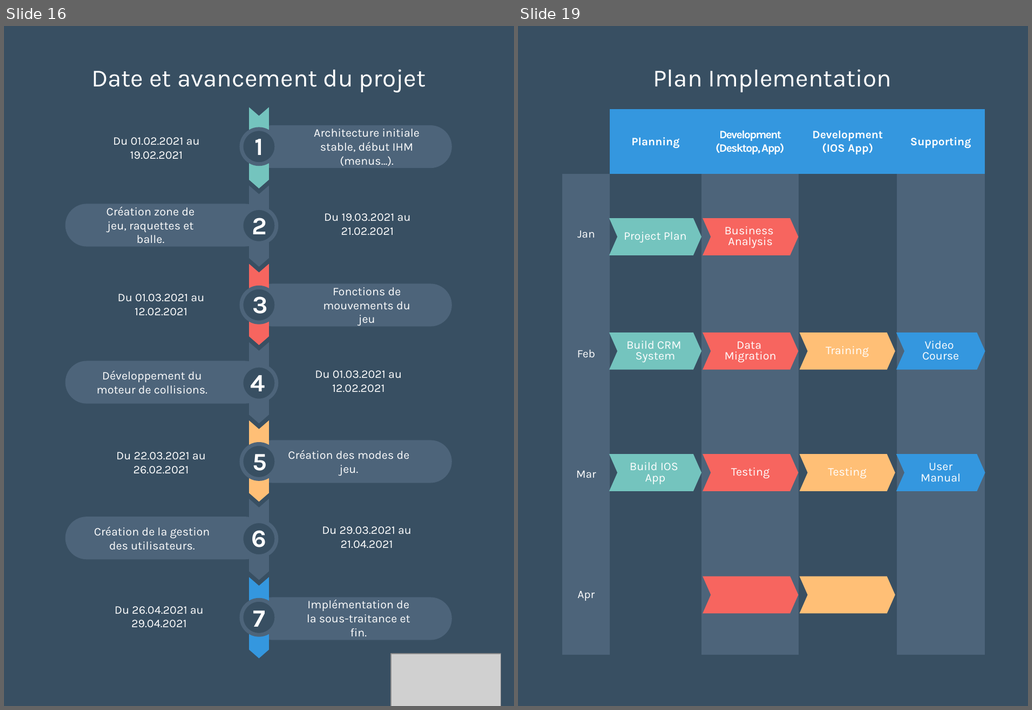
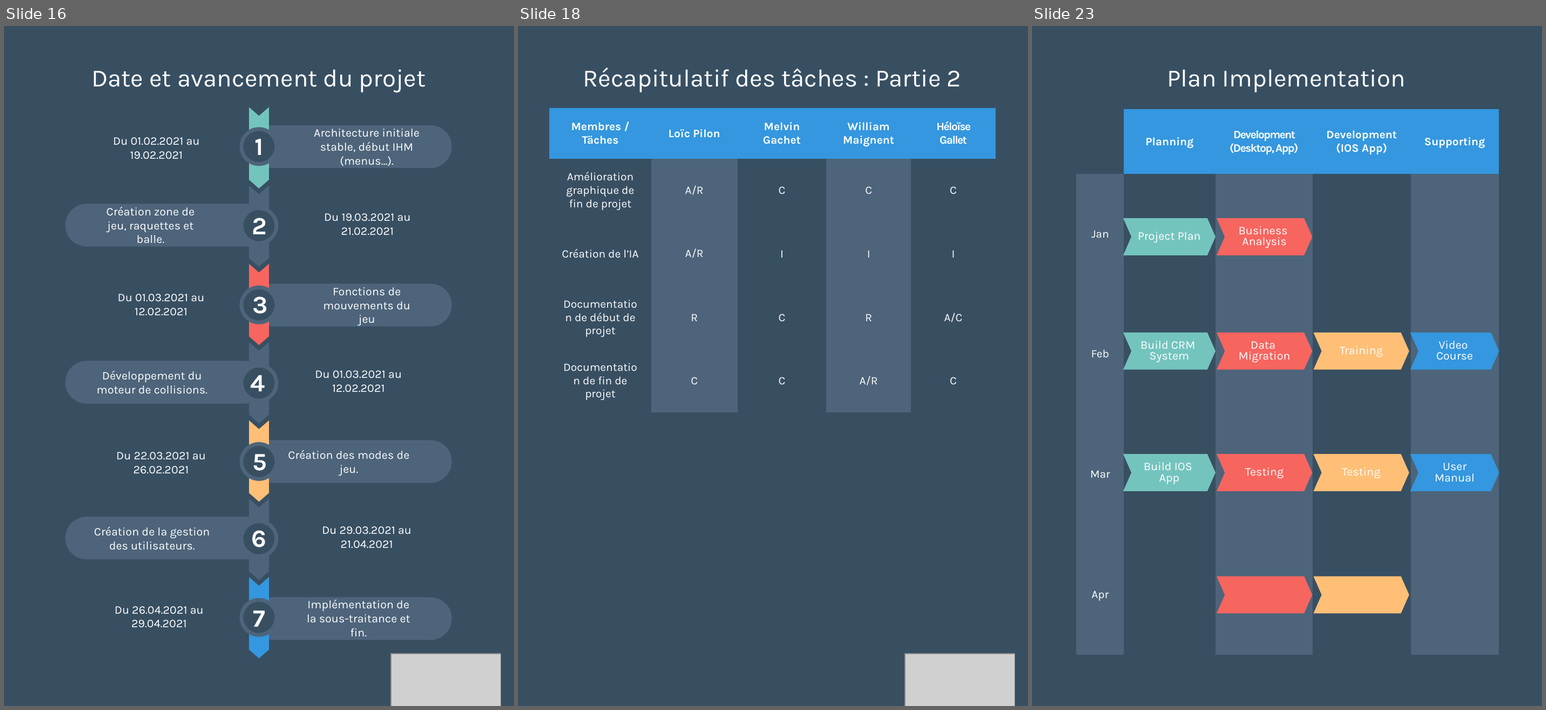
Before and after one commit to Loicpln/Projet_Algo_N2, a slide deck: Elements de presentation/Soutenance finale.pptx. Shown side by side, each under a label of ours: slides 16 and 19 before the commit, slides 16, 18 and 23 after it; the slides between them are not shown. The pictures are 1032x710 and 1546x710 pixels, drawn with LibreOffice and Linux fonts; fonts in the diff are those of the drawing; grey boxes stand for pictures. Boxes give left, top, right and bottom in pixels: in the first picture for what was removed or moved away, otherwise in the second. Text is boxed around its words. In the diff, an @@ line names an element or a change of style, - is before the commit and + after.

```diff
--- a/Elements de presentation/Soutenance finale.pptx
+++ b/Elements de presentation/Soutenance finale.pptx
@@ slide 18 added at <box>518,26,1028,706</box>, background #384F62 @@
@@ text added at <box>583,68,962,92</box>, 26.3 pt, text #FFFFFF @@
+Récapitulatif des tâches : Partie 2
@@ table added at <box>549,108,996,403</box>, 5 rows, 5 columns @@
+Membres / Täches | Loïc Pilon | Melvin Gachet | William Maignent | Héloïse Gallet
+Amélioration graphique de fin de projet | A/R | C | C | C
+Création de l’IA | A/R | I | I | I
+Documentation de début de projet | R | C | R | A/C
+Documentation de fin de projet | C | C | A/R | C
@@ picture added at <box>905,654,1015,706</box> @@
@@ what was slide 19 is now slide 23 @@
```
Also in this commit, not shown: 4 slides changed, 4 other slides added, 1 slide removed, 1 other file.
